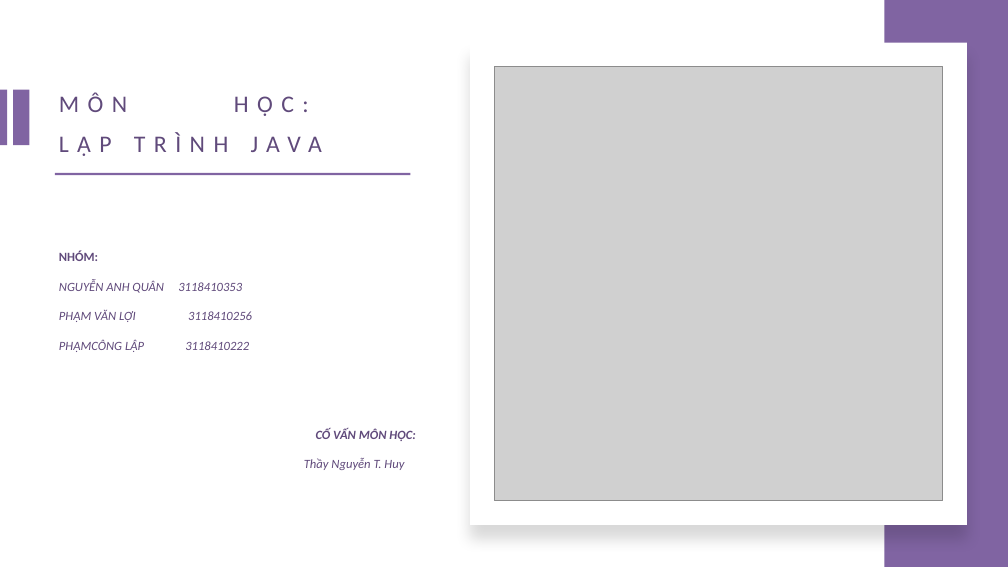
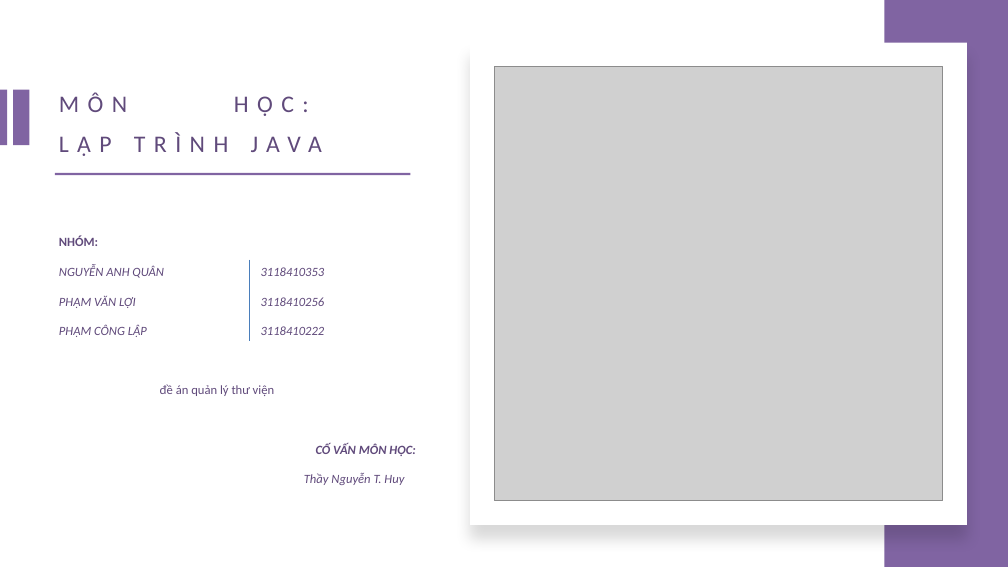
Before and after one commit to loilunhp007/qltvJava, a slide deck: slide 1 of TEST1.pptx. Drawn at 1008x567 pixels with LibreOffice and Linux fonts; fonts in the diff are those of the drawing; grey boxes stand for pictures. Boxes give left, top, right and bottom in pixels: in the first picture for what was removed or moved away, otherwise in the second. Text is boxed around its words. In the diff, an @@ line names an element or a change of style, - is before the commit and + after.

```diff
--- a/TEST1.pptx
+++ b/TEST1.pptx
@@ line added from (250, 260) to (250, 341), #4B7EBC 0.75 pt @@
@@ text at <box>59,325,325,396</box>: text changed @@
-PHẠMCÔNG LẬP 3118410222
+PHẠM CÔNG LẬP 3118410222
+đề án quản lý thư viện
```
Also in this commit, not shown: 2 other slides changed, 5 slides added, 1 slide removed.
